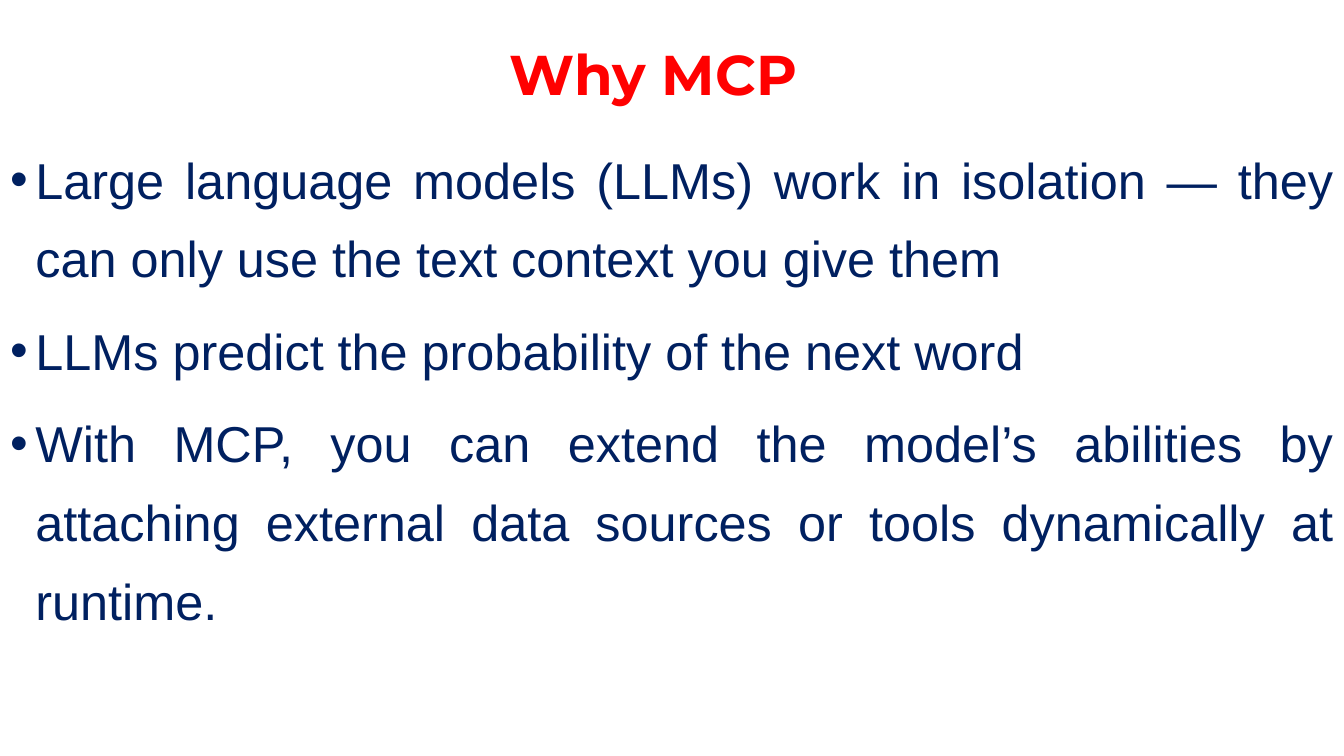
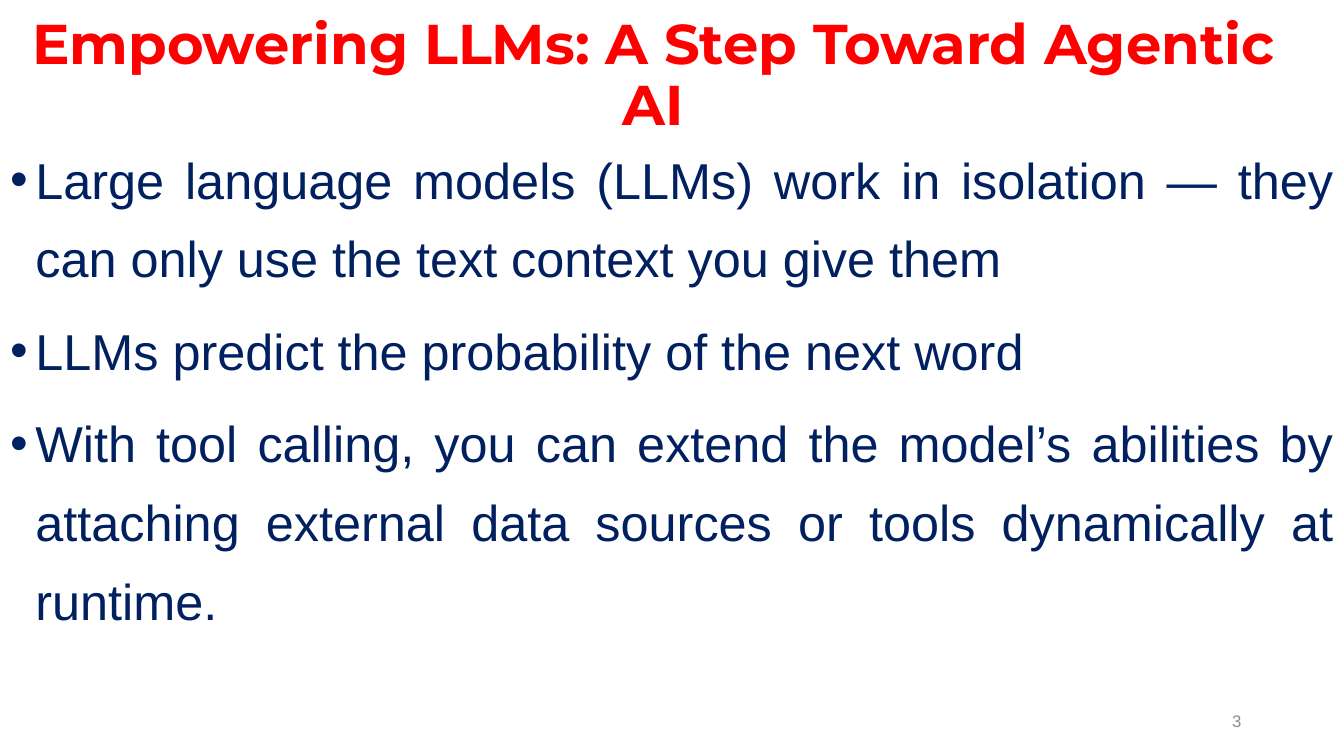
Before and after one commit to janakimeena/Building-Agents-with-MCP, a slide deck: slide 3 of Model Context Protocol Introduction.pptx (slide 6 before the commit). Drawn at 1344x756 pixels with LibreOffice and Linux fonts; fonts in the diff are those of the drawing. Boxes give left, top, right and bottom in pixels: in the first picture for what was removed or moved away, otherwise in the second. Text is boxed around its words. In the diff, an @@ line names an element or a change of style, - is before the commit and + after.

```diff
--- a/Model Context Protocol Introduction.pptx
+++ b/Model Context Protocol Introduction.pptx
@@ title at (32, 20, 1274, 125): text changed @@
-Why MCP
+Empowering LLMs: A Step Toward Agentic AI
@@ text at (35, 425, 1333, 621): text changed @@
-• With MCP, you can extend the model’s abilities by attaching external data sources or tools dynamically at runtime.
+• With tool calling, you can extend the model’s abilities by attaching external data sources or tools dynamically at runtime.
@@ page number added at (1232, 715, 1241, 727), 12 pt, text #8C8C8C @@
+3
```
Also in this commit, not shown: 42 other slides changed, 2 slides added, 4 slides removed, 2 other files.
